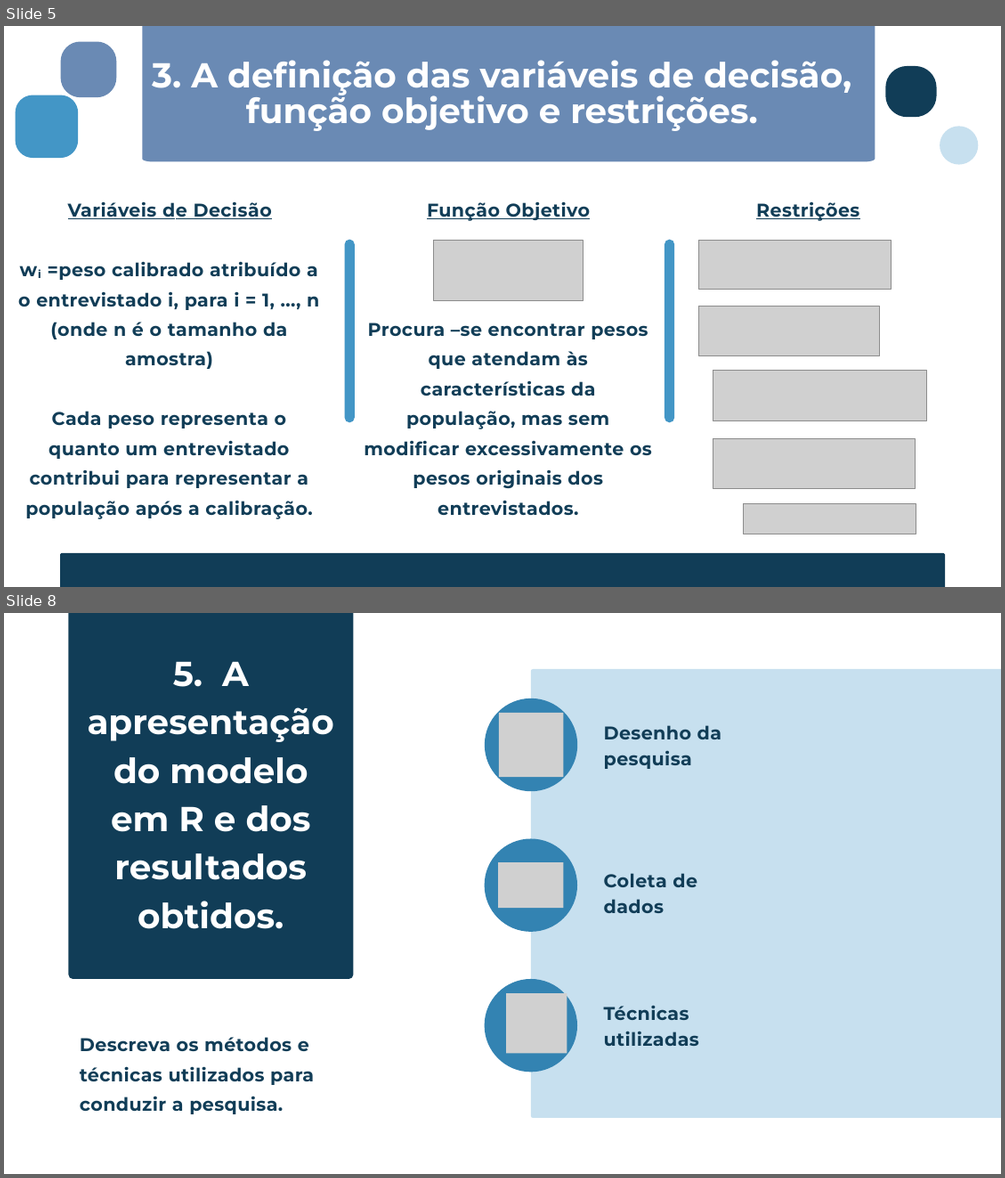
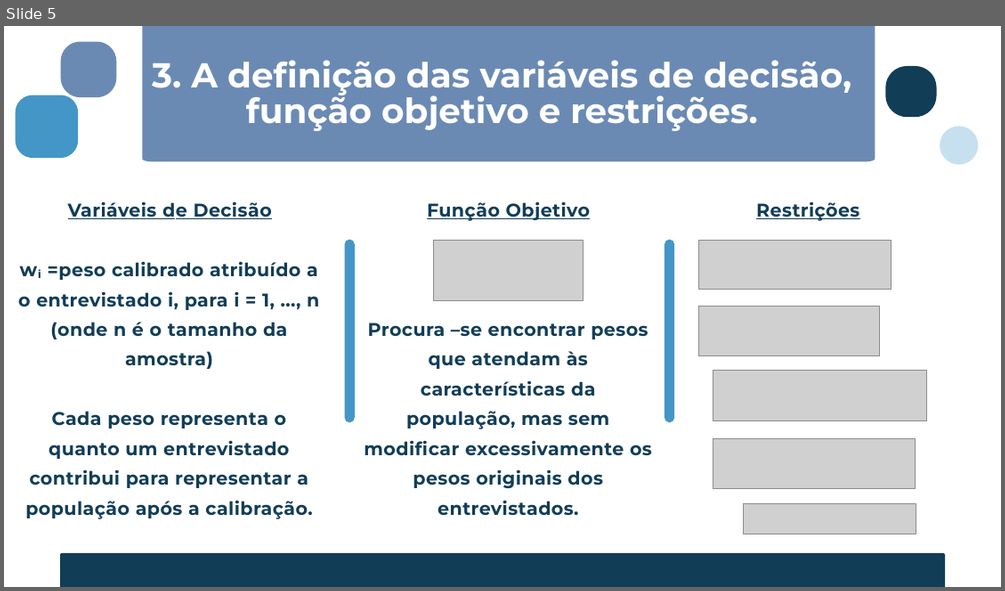
Before and after one commit to VictorLSantana/trabalho-met-num_2026.1, a slide deck: Calibração de Pesos em Surveys Amostrais.pptx. Shown one above the other, each under a label of ours: slides 5 and 8 before the commit, slide 5 after it; the slides between them are not shown. The pictures are 1005x1178 and 1005x591 pixels, drawn with LibreOffice and Linux fonts; fonts in the diff are those of the drawing; grey boxes stand for pictures. Boxes give left, top, right and bottom in pixels: in the first picture for what was removed or moved away, otherwise in the second. Text is boxed around its words. In the diff, an @@ line names an element or a change of style, - is before the commit and + after.

```diff
--- a/Calibração de Pesos em Surveys Amostrais.pptx
+++ b/Calibração de Pesos em Surveys Amostrais.pptx
@@ slide 8 removed at [4, 613, 1001, 1174], background #FFFFFF @@
@@ freeform shape removed at [68, 613, 353, 979] @@
@@ text removed at [88, 661, 334, 929] @@
-5. A apresentação do modelo em R e dos resultados obtidos.
@@ freeform shape removed at [531, 669, 1001, 1118] @@
@@ freeform shape removed at [485, 698, 577, 791] @@
@@ picture removed at [499, 713, 563, 777] @@
@@ text removed at [604, 725, 721, 769] @@
-Desenho da pesquisa
@@ freeform shape removed at [485, 839, 577, 932] @@
@@ picture removed at [498, 862, 563, 908] @@
@@ text removed at [604, 873, 697, 913] @@
-Coleta de dados
@@ freeform shape removed at [485, 979, 577, 1071] @@
@@ picture removed at [506, 993, 566, 1053] @@
@@ text removed at [604, 1005, 699, 1046] @@
-Técnicas utilizadas
@@ text removed at [80, 1037, 314, 1114] @@
-Descreva os métodos e técnicas utilizados para conduzir a pesquisa.
```
Also in this commit, not shown: 3 slides added, 2 other slides removed, 1 other file.
